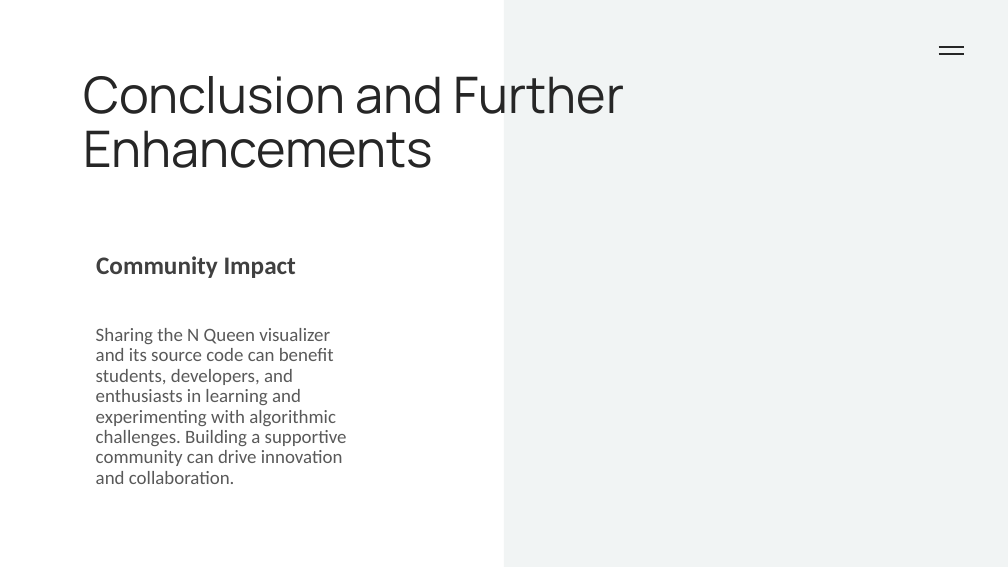
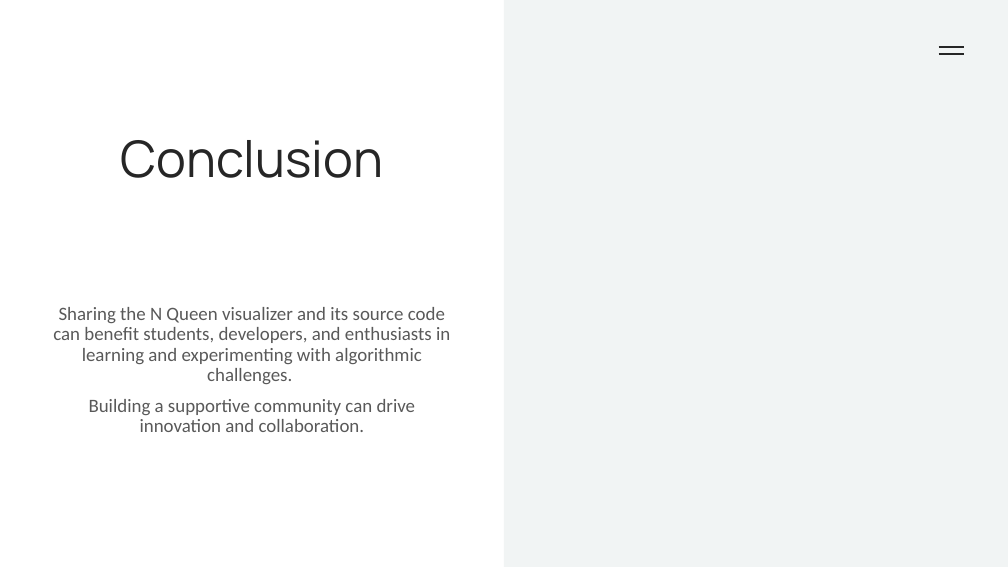
Before and after one commit to rishavd3v/NQueen_Visualizer, a slide deck: slide 6 of NQueen.pptx (slide 7 before the commit). Drawn at 1008x567 pixels with LibreOffice and Linux fonts; fonts in the diff are those of the drawing. Boxes give left, top, right and bottom in pixels: in the first picture for what was removed or moved away, otherwise in the second. Text is boxed around its words. In the diff, an @@ line names an element or a change of style, - is before the commit and + after.

```diff
--- a/NQueen.pptx
+++ b/NQueen.pptx
@@ title at <box>121,140,383,178</box>: text changed @@
-Conclusion and Further Enhancements
+Conclusion
@@ text removed at <box>96,256,296,278</box> @@
-Community Impact
@@ text at <box>53,307,450,432</box>: text changed @@
-Sharing the N Queen visualizer and its source code can benefit students, developers, and enthusiasts in learning and experimenting with algorithmic challenges. Building a supportive community can drive innovation and collaboration.
+Sharing the N Queen visualizer and its source code can benefit students, developers, and enthusiasts in learning and experimenting with algorithmic challenges.
+Building a supportive community can drive innovation and collaboration.
```
Also in this commit, not shown: 3 other slides changed, 1 slide added, 1 slide removed, 2 other files.
